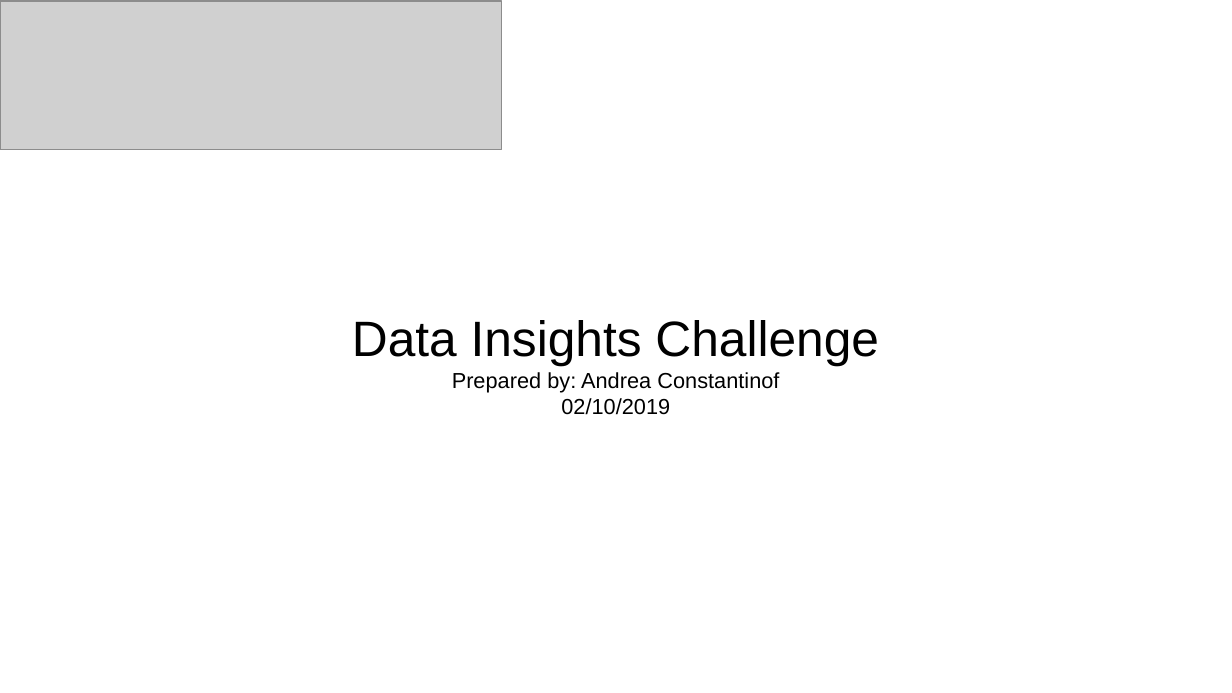
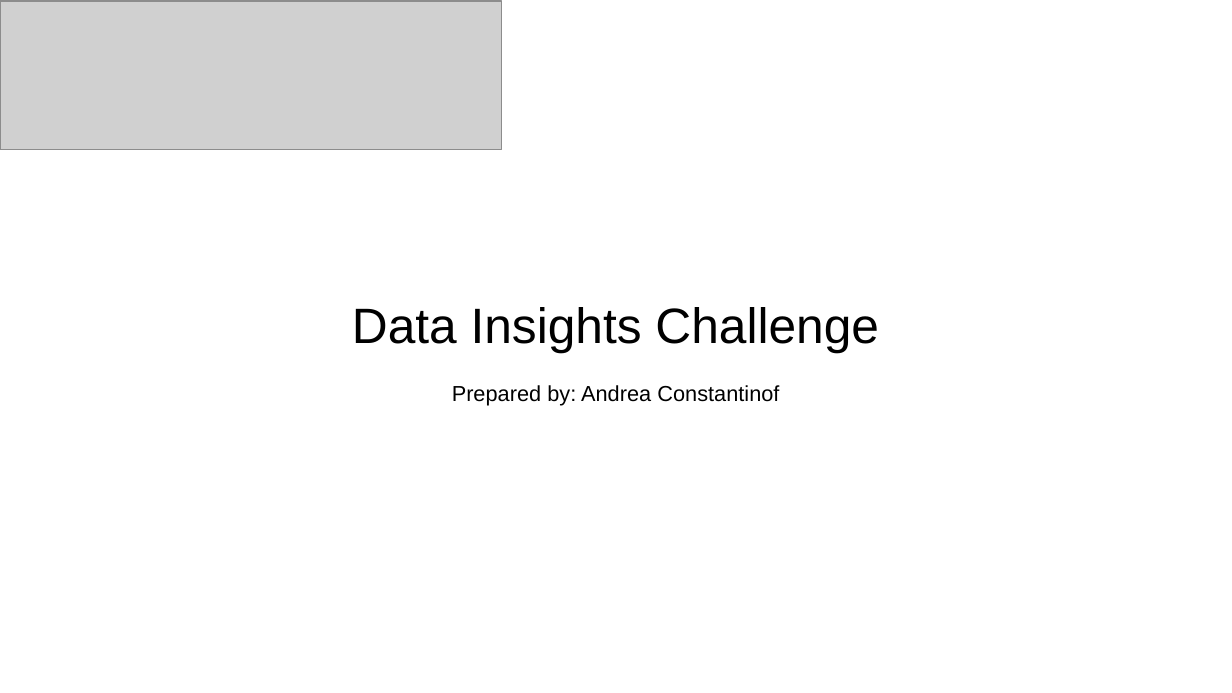
Before and after one commit to consta35/Springboard_AIC, a slide deck: slide 1 of Opencare_challenge/Opencare_deck.odp. Drawn at 1232x693 pixels with LibreOffice and Linux fonts; fonts in the diff are those of the drawing; grey boxes stand for pictures. Boxes give left, top, right and bottom in pixels: in the first picture for what was removed or moved away, otherwise in the second. Text is boxed around its words. In the diff, an @@ line names an element or a change of style, - is before the commit and + after.

```diff
--- a/Opencare_challenge/Opencare_deck.odp
+++ b/Opencare_challenge/Opencare_deck.odp
@@ subtitle at bbox=[561, 398, 670, 415]: paragraph removed @@
-02/10/2019
```
Also in this commit, not shown: 3 other slides changed, 3 other files.
